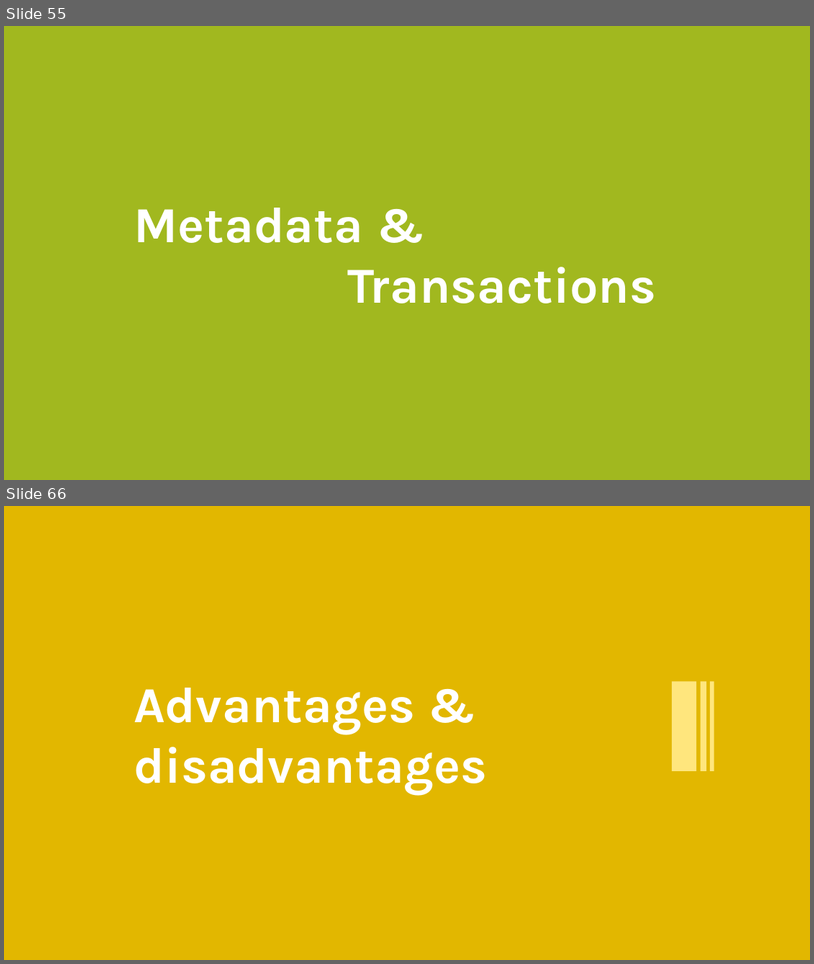
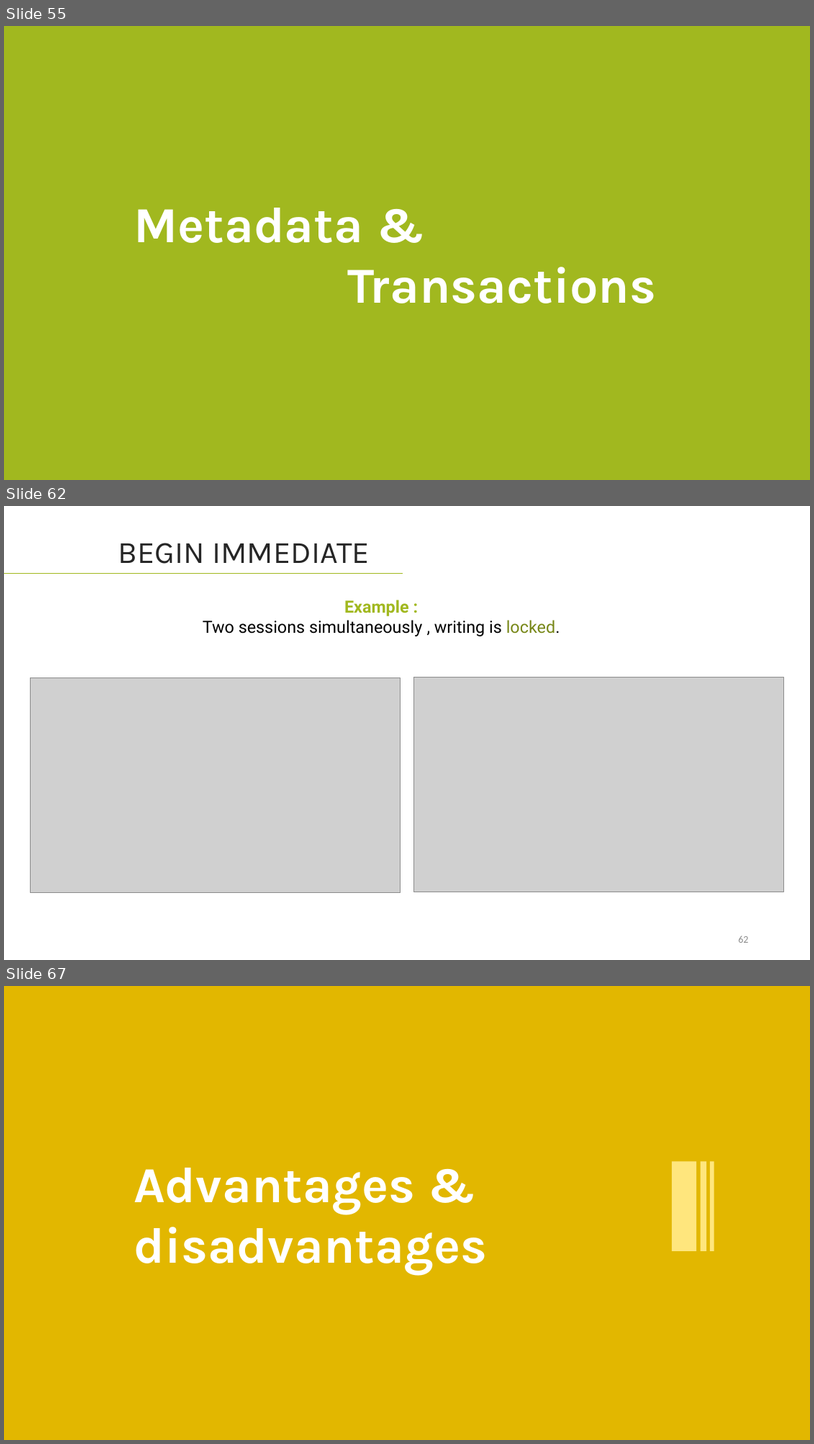
Before and after one commit to lahcenrahlaoui/Wingardium_Leviosaaaa, a slide deck: Presentation-projet-SQLite (1) - Copy.pptx. Shown one above the other, each under a label of ours: slides 55 and 66 before the commit, slides 55, 62 and 67 after it; the slides between them are not shown. The pictures are 814x964 and 814x1444 pixels, drawn with LibreOffice and Linux fonts; fonts in the diff are those of the drawing; grey boxes stand for pictures. Boxes give left, top, right and bottom in pixels: in the first picture for what was removed or moved away, otherwise in the second. Text is boxed around its words. In the diff, an @@ line names an element or a change of style, - is before the commit and + after.

```diff
--- a/Presentation-projet-SQLite (1) - Copy.pptx
+++ b/Presentation-projet-SQLite (1) - Copy.pptx
@@ slide 62 added at bbox=[4, 506, 810, 960], background #FFFFFF @@
@@ text added at bbox=[118, 543, 370, 564], 37 pt, text #262626 @@
+BEGIN IMMEDIATE
@@ line added from (4, 574) to (404, 574), #A1B81F 1 pt @@
@@ text added at bbox=[203, 600, 561, 636], 20 pt, text #000000 @@
+Example :
+Two sessions simultaneously , writing is locked.
@@ picture added at bbox=[31, 678, 401, 892] @@
@@ picture added at bbox=[414, 677, 784, 891] @@
@@ page number added at bbox=[738, 936, 748, 942], 12 pt, text #8C8C8C @@
+62
@@ what was slide 66 is now slide 67 @@
```
Also in this commit, not shown: 7 slides changed, 5 other slides added, 5 slides removed.
